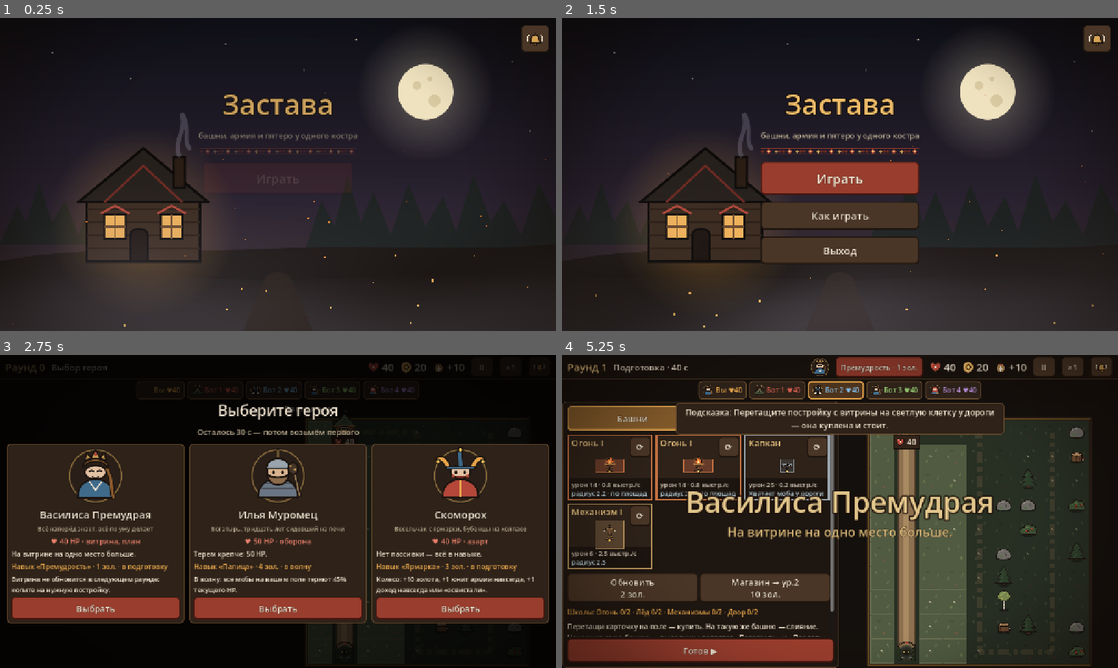
Above: before the commit, frames 1-4 (two rows, left to right).
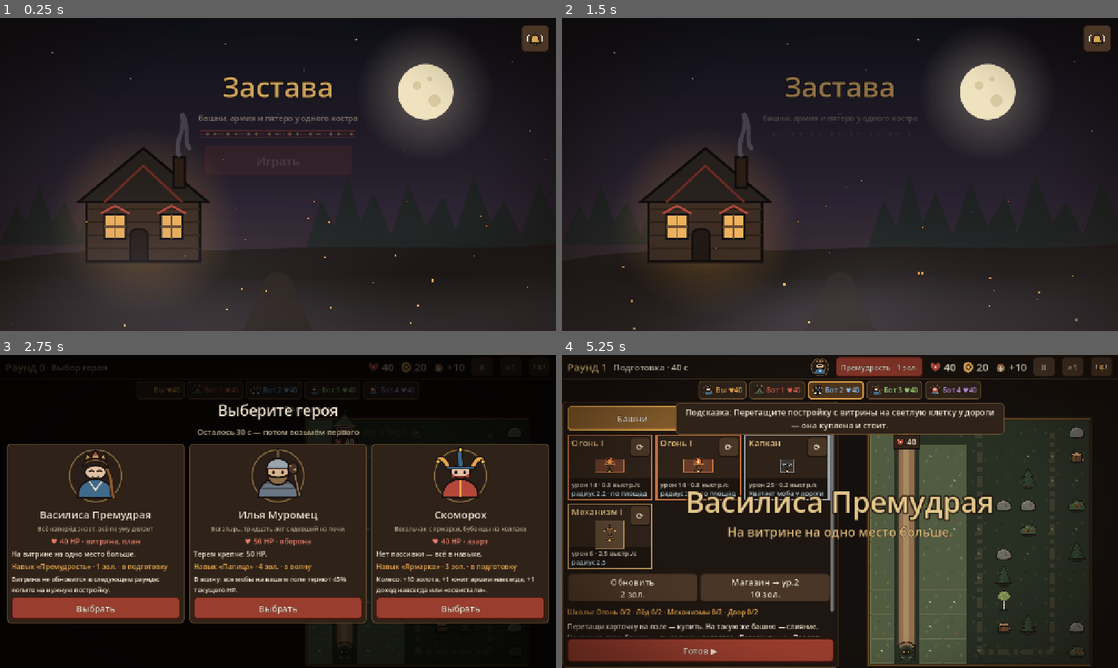
Above: after the commit, the same moments.

Repository: mewin1/godot-game
Game: Godot game, scene res://scenes/main_menu.tscn
The game is run twice, just before and just after one commit, with the same random seed, the same clock (stepped at 60 frames per second) and the same inputs.
Inputs (mouse positions are in pixels of both pictures, inside the frame that each line leads up to):
- Up to frame 1 (0.25 s): no input
- Up to frame 2 (1.5 s): click (840, 233) at 0.5 s, where only the run after the commit has a clickable "Герои"; click (840, 312) at 1.25 s, where only the run after the commit has a clickable "Назад"
- Up to frame 3 (2.75 s): click "Играть" at 2 s
- Up to frame 4 (5.25 s): click "II" at 2.75 s; click "×1" at 3.5 s; click (1101, 367) at 4.27 s; click "Выбрать" at 5 s

The runs differ from the first frame. In frame 1, 2.1% of the frame differs, in the area x 35-65%, y 18-56%; in frame 2, 8.3%, in the area x 6-98%, y 17-100%; in frame 3, less than 0.1%; in frame 4, less than 0.1%.

Commit message:
Галерея героев в главном меню

Diff:
--- a/docs/presentation/content.json
+++ b/docs/presentation/content.json
@@ -13,7 +13,8 @@
     "<b>«Злость армии»</b>: армия, которая не дошла до терема, в следующий раунд на 50% крепче (копится, сбрасывается после прорыва) — оживляет середину матча",
     "Подсказки новичку в первых раундах, меню подготовки прокручивается",
     "Баланс подобран по <b>сотням матчей ботов</b>: все герои побеждают в 12–29% матчей, матч — 15 раундов",
-    "Тестов было 93 — стало <b>140</b>, все проходят; детерминизм с героями проверен"
+    "Тестов было 93 — стало <b>140</b>, все проходят; детерминизм с героями проверен",
+    "В главном меню — <b>галерея героев</b>; в подписи поля соперника — его герой"
    ]
   },
   {
--- /dev/null
+++ b/scenes/heroes_gallery.tscn
@@ -0,0 +1,12 @@
+[gd_scene load_steps=2 format=3]
+
+[ext_resource type="Script" path="res://src/ui/heroes_gallery.gd" id="1_script"]
+
+[node name="HeroesGallery" type="Control"]
+layout_mode = 3
+anchors_preset = 15
+anchor_right = 1.0
+anchor_bottom = 1.0
+grow_horizontal = 2
+grow_vertical = 2
+script = ExtResource("1_script")
--- a/scenes/main_menu.tscn
+++ b/scenes/main_menu.tscn
@@ -140,6 +140,13 @@
 theme_override_font_sizes/font_size = 24
 text = "Как играть"
 
+[node name="HeroesButton" type="Button" parent="Center/Menu"]
+unique_name_in_owner = true
+custom_minimum_size = Vector2(340, 64)
+layout_mode = 2
+theme_override_font_sizes/font_size = 24
+text = "Герои"
+
 [node name="QuitButton" type="Button" parent="Center/Menu"]
 unique_name_in_owner = true
 custom_minimum_size = Vector2(340, 64)
--- /dev/null
+++ b/src/ui/heroes_gallery.gd
@@ -0,0 +1,107 @@
+extends Control
+## Галерея героев из главного меню: все герои из конфига матча — портрет, HP, пассивка, навык.
+## Собирается кодом из данных (новый герой в конфиге сам появится здесь).
+
+const CONFIG_PATH: String = "res://data/game_config.tres"
+const PORTRAIT_SIZE: float = 96.0
+const CARD_WIDTH: float = 300.0
+const COLOR_MUTED: Color = Color(0.73, 0.67, 0.56)
+const COLOR_HP: Color = Color(0.92, 0.5, 0.42)
+const COLOR_SKILL: Color = Color(0.91, 0.65, 0.29)
+const COLOR_TEXT: Color = Color(0.94, 0.89, 0.81)
+
+var _grid: GridContainer
+
+
+func _ready() -> void:
+	ScreenFit.apply(get_window())
+	theme = load("res://data/ui/ui_theme.tres") as Theme
+	var background: ColorRect = ColorRect.new()
+	background.color = Color(0.08, 0.063, 0.05)
+	add_child(background)
+	background.set_anchors_and_offsets_preset(Control.PRESET_FULL_RECT)
+	var margin: MarginContainer = MarginContainer.new()
+	for side: String in ["left", "right", "top", "bottom"]:
+		margin.add_theme_constant_override("margin_" + side, 16)
+	add_child(margin)
+	margin.set_anchors_and_offsets_preset(Control.PRESET_FULL_RECT)
+	var box: VBoxContainer = VBoxContainer.new()
+	box.add_theme_constant_override("separation", 12)
+	margin.add_child(box)
+	var title: Label = _make_label("Герои", 36, COLOR_SKILL)
+	title.theme_type_variation = &"HeaderLabel"
+	title.horizontal_alignment = HORIZONTAL_ALIGNMENT_CENTER
+	box.add_child(title)
+	var scroll: ScrollContainer = ScrollContainer.new()
+	scroll.size_flags_vertical = Control.SIZE_EXPAND_FILL
+	scroll.horizontal_scroll_mode = ScrollContainer.SCROLL_MODE_DISABLED
+	box.add_child(scroll)
+	_grid = GridContainer.new()
+	_grid.add_theme_constant_override("h_separation", 12)
+	_grid.add_theme_constant_override("v_separation", 12)
+	_grid.size_flags_horizontal = Control.SIZE_EXPAND_FILL
+	scroll.add_child(_grid)
+	var config: GameConfig = load(CONFIG_PATH) as GameConfig
+	for hero: HeroData in config.heroes:
+		_grid.add_child(_make_card(hero))
+	var back: Button = Button.new()
+	back.text = "Назад"
+	back.custom_minimum_size = Vector2(0, 60)
+	back.add_theme_font_size_override("font_size", 24)
+	back.pressed.connect(_on_back_pressed)
+	UiFx.add_press_feedback(back)
+	box.add_child(back)
+	_update_columns()
+
+
+func _notification(what: int) -> void:
+	if what == NOTIFICATION_RESIZED and is_inside_tree():
+		ScreenFit.apply(get_window())
+		_update_columns()
+
+
+func _update_columns() -> void:
+	if _grid != null:
+		_grid.columns = maxi(1, int(size.x / (CARD_WIDTH + 12.0)))
+
+
+func _make_card(hero: HeroData) -> PanelContainer:
+	var card: PanelContainer = PanelContainer.new()
+	card.theme_type_variation = &"CardPanel"
+	card.custom_minimum_size = Vector2(CARD_WIDTH, 0)
+	card.size_flags_horizontal = Control.SIZE_EXPAND_FILL
+	var row: HBoxContainer = HBoxContainer.new()
+	row.add_theme_constant_override("separation", 10)
+	card.add_child(row)
+	var portrait: TextureRect = TextureRect.new()
+	portrait.texture = HeroPortraits.get_portrait(hero)
+	portrait.custom_minimum_size = Vector2.ONE * PORTRAIT_SIZE
+	portrait.expand_mode = TextureRect.EXPAND_IGNORE_SIZE
+	portrait.stretch_mode = TextureRect.STRETCH_KEEP_ASPECT_CENTERED
+	portrait.size_flags_vertical = Control.SIZE_SHRINK_BEGIN
+	row.add_child(portrait)
+	var text: VBoxContainer = VBoxContainer.new()
+	text.size_flags_horizontal = Control.SIZE_EXPAND_FILL
+	row.add_child(text)
+	text.add_child(_make_label(hero.display_name, 22, COLOR_TEXT))
+	text.add_child(_make_label("♥ %d HP · %s" % [hero.hp, hero.style], 16, COLOR_HP))
+	text.add_child(_make_label(hero.description, 15, COLOR_TEXT))
+	if hero.skill != null:
+		var skill: HeroSkillData = hero.skill
+		text.add_child(_make_label("Навык «%s» · %d зол. · %s" % [skill.display_name, skill.cost,
+				skill.get_timing_text()], 15, COLOR_SKILL))
+		text.add_child(_make_label(skill.description, 14, COLOR_MUTED))
+	return card
+
+
+func _make_label(value: String, font_size: int, color: Color) -> Label:
+	var label: Label = Label.new()
+	label.text = value
+	label.autowrap_mode = TextServer.AUTOWRAP_WORD_SMART
+	label.add_theme_font_size_override("font_size", font_size)
+	label.add_theme_color_override("font_color", color)
+	return label
+
+
+func _on_back_pressed() -> void:
+	ScenePaths.go_to(get_tree(), ScenePaths.MAIN_MENU)
--- a/src/ui/main_menu.gd
+++ b/src/ui/main_menu.gd
@@ -10,6 +10,7 @@
 @onready var _menu: VBoxContainer = %Menu
 @onready var _play_button: Button = %PlayButton
 @onready var _how_to_button: Button = %HowToButton
+@onready var _heroes_button: Button = %HeroesButton
 @onready var _quit_button: Button = %QuitButton
 @onready var _sound_button: Button = %SoundButton
 
@@ -20,9 +21,11 @@
 	add_child(_sound_bank)
 	_play_button.pressed.connect(_on_play_button_pressed)
 	_how_to_button.pressed.connect(_on_how_to_button_pressed)
+	_heroes_button.pressed.connect(_on_heroes_button_pressed)
 	_quit_button.pressed.connect(_on_quit_button_pressed)
 	_sound_button.pressed.connect(_on_sound_button_pressed)
-	for button: Button in [_play_button, _how_to_button, _quit_button, _sound_button]:
+	for button: Button in [_play_button, _how_to_button, _heroes_button, _quit_button,
+			_sound_button]:
 		UiFx.add_press_feedback(button)
 	_update_sound_icon()
 	# Ждём кадр: контейнер должен посчитать размеры, иначе «пружинка» крутится вокруг угла.
@@ -53,6 +56,11 @@
 	ScenePaths.go_to(get_tree(), ScenePaths.HOW_TO_PLAY)
 
 
+func _on_heroes_button_pressed() -> void:
+	_sound_bank.play(&"click")
+	ScenePaths.go_to(get_tree(), ScenePaths.HEROES)
+
+
 func _on_quit_button_pressed() -> void:
 	get_tree().quit()
 
--- a/src/ui/scene_paths.gd
+++ b/src/ui/scene_paths.gd
@@ -5,6 +5,7 @@
 const MAIN_MENU: String = "res://scenes/main_menu.tscn"
 const HOW_TO_PLAY: String = "res://scenes/how_to_play.tscn"
 const MATCH: String = "res://scenes/match.tscn"
+const HEROES: String = "res://scenes/heroes_gallery.tscn"
 
 
 ## Переход на другую сцену с проверкой ошибки.
Not shown, added: src/ui/heroes_gallery.gd.uid
Not shown, changed: decisions.md
Not shown, changed: docs/presentation/index.html
Not shown, changed: docs/prototype_notes.md
Not shown, changed: open_questions.md
